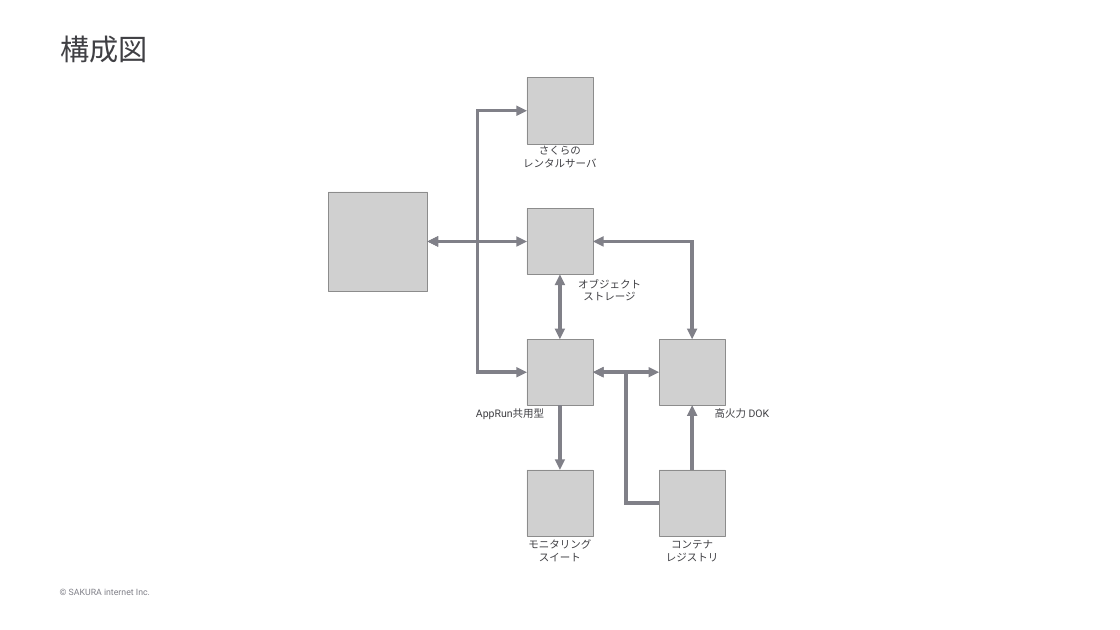
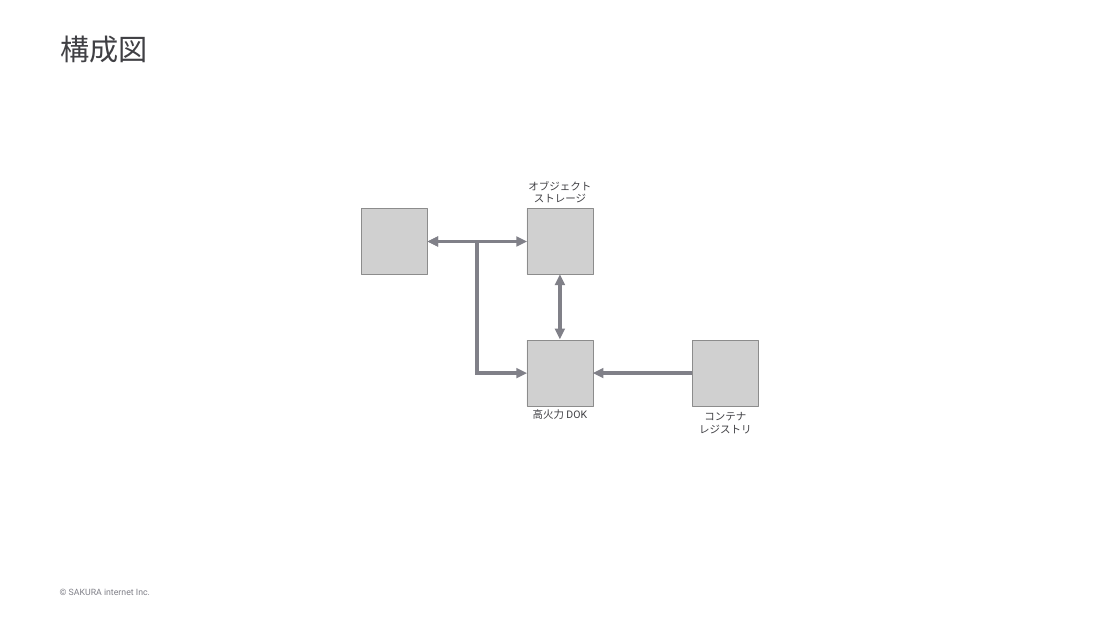
Before and after one commit to creatio313/sakura_img_lib_web, a slide deck: slide 2 of 構成図.pptx. Drawn at 1120x630 pixels with LibreOffice and Linux fonts; fonts in the diff are those of the drawing; grey boxes stand for pictures. Boxes give left, top, right and bottom in pixels: in the first picture for what was removed or moved away, otherwise in the second. Text is boxed around its words. In the diff, an @@ line names an element or a change of style, - is before the commit and + after.

```diff
--- a/構成図.pptx
+++ b/構成図.pptx
@@ picture removed at <box>527,78,593,144</box> @@
@@ elbow double arrow removed from (527, 111) to (428, 242) @@
@@ text removed at <box>523,144,596,168</box> @@
-さくらの
-レンタルサーバ
@@ text "オブジェクト ストレージ": place and size @@
-text "オブジェクト ストレージ" at <box>578,279,641,301</box>
+text "オブジェクト ストレージ" at <box>528,181,591,203</box>
@@ picture removed at <box>329,192,428,291</box> @@
@@ picture added at <box>362,208,428,274</box> @@
@@ elbow double arrow (527, 373) - (428, 242): route changed @@
@@ elbow double arrow removed from (692, 339) to (593, 242) @@
@@ picture removed at <box>659,339,725,405</box> @@
@@ picture added at <box>692,340,758,406</box> @@
@@ double arrow moved from (659, 372) - (593, 372) to (692, 373) - (593, 373) @@
@@ double arrow (692, 373) - (593, 373): double arrow to arrow @@
@@ elbow arrow removed from (659, 503) to (593, 372) @@
@@ text removed at <box>476,408,544,419</box> @@
-AppRun共用型
@@ text "高火力 DOK": place and size @@
-text "高火力 DOK" at <box>715,408,770,418</box>
+text "高火力 DOK" at <box>533,409,587,419</box>
@@ arrow removed from (560, 405) to (560, 470) @@
@@ text "コンテナ レジストリ": place and size @@
-text "コンテナ レジストリ" at <box>666,540,719,562</box>
+text "コンテナ レジストリ" at <box>699,412,752,434</box>
@@ arrow removed from (692, 470) to (692, 405) @@
@@ picture removed at <box>527,470,593,536</box> @@
@@ picture removed at <box>659,470,725,536</box> @@
@@ text removed at <box>528,539,591,562</box> @@
-モニタリング
-スイート
```
Also in this commit, not shown: 32 other files.
